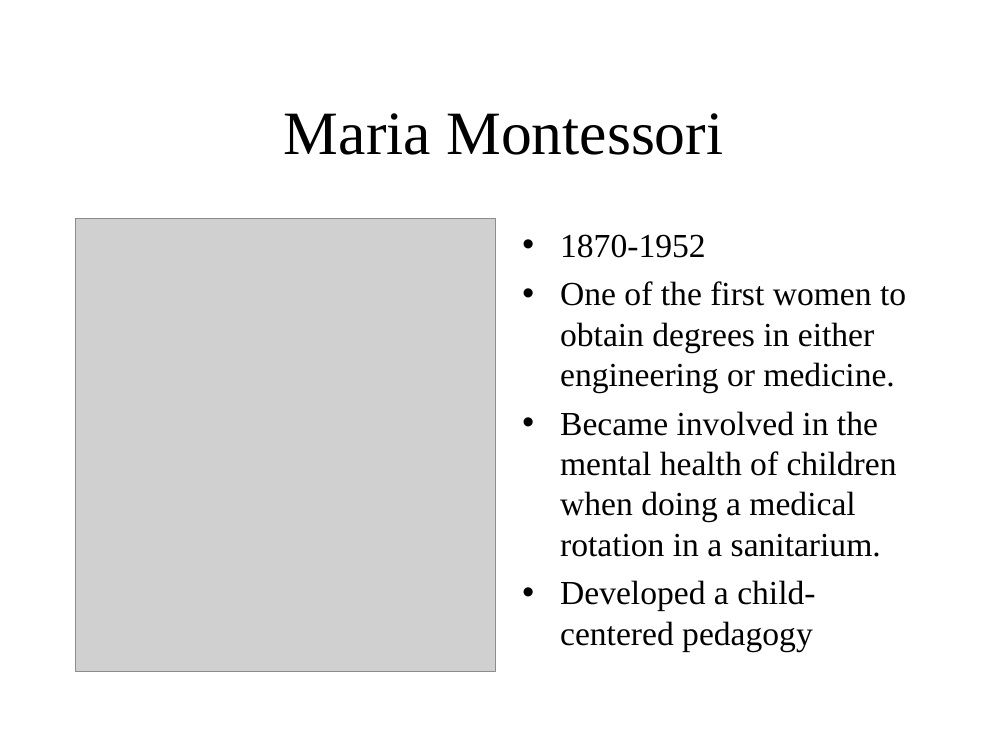
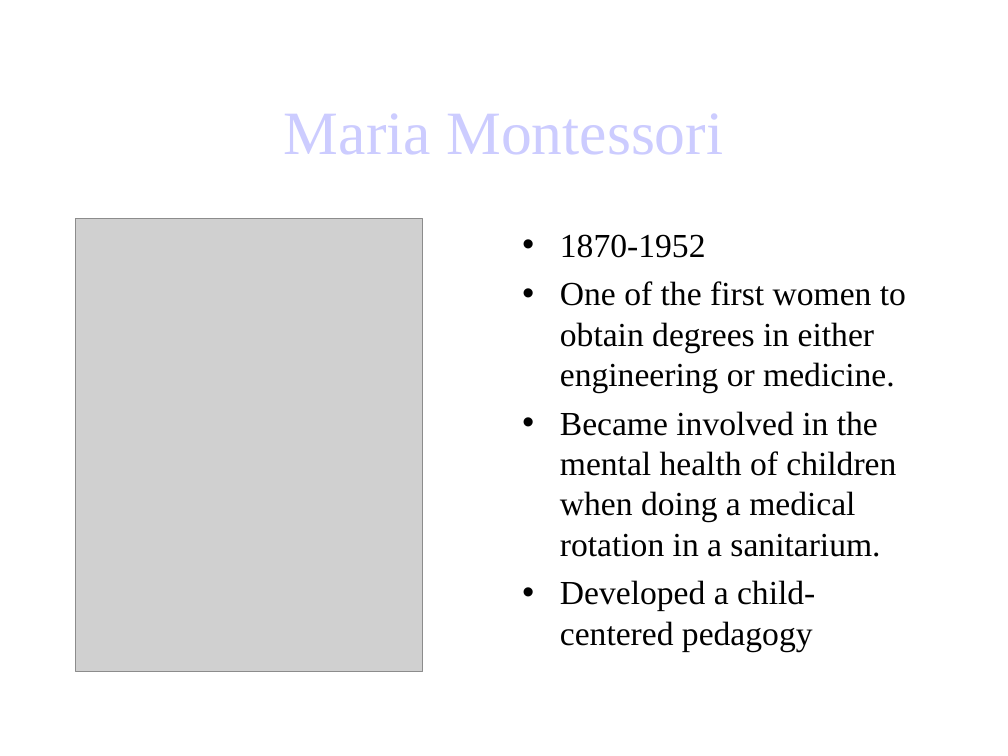
Before and after one commit to decause/hflossk, a slide deck: slide 13 of static/content/OLPCKidsA.ppt. Drawn at 1008x756 pixels with LibreOffice and Linux fonts; fonts in the diff are those of the drawing; grey boxes stand for pictures. Boxes give left, top, right and bottom in pixels: in the first picture for what was removed or moved away, otherwise in the second. Text is boxed around its words. In the diff, an @@ line names an element or a change of style, - is before the commit and + after.

Commit message:
Edits, styling, and URL checking on original slides

```diff
--- a/static/content/OLPCKidsA.ppt
+++ b/static/content/OLPCKidsA.ppt
@@ title "Maria Montessori" at (284,114,723,154): text colour #000000 to #CCCCFF @@
@@ picture: place and size @@
-picture at (76,219,496,672)
+picture at (76,219,422,672)
@@ text "1870-1952" at (560,234,906,651): indent changed @@
```
Also in this commit, not shown: 21 other slides changed.
